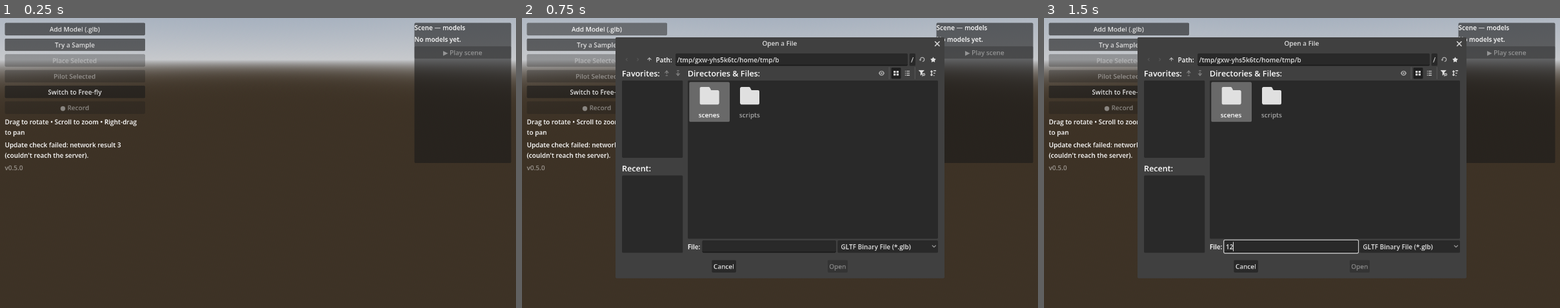
Above: before the commit, frames 1-3 (left to right).
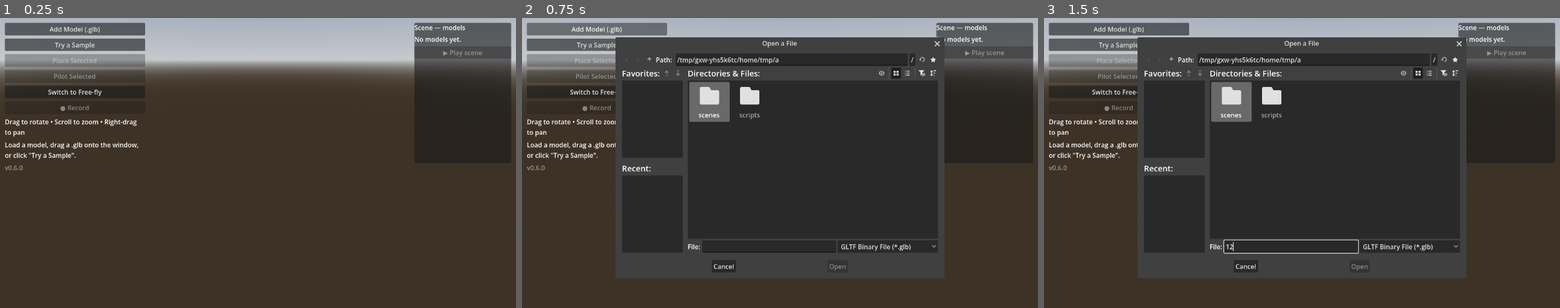
Above: after the commit, the same moments.

Repository: dannysusername/TomasAuraMachine
Game: Godot game, scene res://scenes/main.tscn
The game is run twice, just before and just after one commit, with the same random seed, the same clock (stepped at 60 frames per second) and the same inputs.
Inputs (mouse positions are in pixels of both pictures, inside the frame that each line leads up to):
- Up to frame 1 (0.25 s): no input
- Up to frame 2 (0.75 s): click "Add Model (.glb)" at 0.5 s
- Up to frame 3 (1.5 s): click (1291, 247) at 1.27 s; type "12" at 1.35 s

The runs differ from the first frame. In frame 1, 0.5% of the frame differs, in the area x 1-27%, y 42-53%; in frame 2, 0.4%; in frame 3, 0.4%.

Commit message:
v0.6.0: persistent Update button; silence update diagnostics
Co-Authored-By: Claude Opus 4.8 <noreply@anthropic.com>

Diff:
--- a/scenes/main.tscn
+++ b/scenes/main.tscn
@@ -41,6 +41,12 @@
 offset_right = 360.0
 offset_bottom = 140.0
 theme_override_constants/separation = 8
+
+[node name="UpdateButton" type="Button" parent="UI/Controls"]
+visible = false
+modulate = Color(0.6, 1, 0.6, 1)
+layout_mode = 2
+text = "⬇ Update"
 
 [node name="LoadButton" type="Button" parent="UI/Controls"]
 layout_mode = 2
--- a/scripts/main.gd
+++ b/scripts/main.gd
@@ -15,7 +15,7 @@
 const MIN_CLIP_SECONDS := 0.3    ## ignore accidental too-short recordings
 
 ## This build's version. Bump it every time you publish a new build.
-const APP_VERSION := "0.5.0"
+const APP_VERSION := "0.6.0"
 ## A small JSON file you host online describing the latest version. Leave empty
 ## to disable update checks. Format:
 ##   {"version": "0.2.0", "url": "https://.../download", "notes": "What's new"}
@@ -31,6 +31,7 @@
 @onready var hint_label: Label = $UI/Controls/HintLabel
 @onready var rec_label: Label = $UI/Controls/RecLabel
 @onready var version_label: Label = $UI/Controls/VersionLabel
+@onready var update_button: Button = $UI/Controls/UpdateButton
 @onready var load_button: Button = $UI/Controls/LoadButton
 @onready var sample_button: Button = $UI/Controls/SampleButton
 @onready var record_button: Button = $UI/Controls/RecordButton
@@ -127,6 +128,7 @@
 	# "Update available" popup.
 	update_dialog.add_button("⬇ Download", true, "download")
 	update_dialog.custom_action.connect(_on_update_action)
+	update_button.pressed.connect(_download_update)
 	get_window().title = "TomasAuraMachine v%s" % APP_VERSION
 	version_label.text = "v%s" % APP_VERSION
 	record_button.disabled = true
@@ -804,43 +806,37 @@
 	http.timeout = 12.0
 	add_child(http)
 	http.request_completed.connect(_on_update_check_completed)
-	status_label.text = "Checking for updates…"
-	var err := http.request(UPDATE_CHECK_URL)
-	if err != OK:
-		status_label.text = "Update check couldn't start (error %d)." % err
+	http.request(UPDATE_CHECK_URL)   # async; failures are ignored silently
 
 
 func _on_update_check_completed(result: int, code: int, _headers: PackedStringArray, body: PackedByteArray) -> void:
-	# NOTE: verbose on-screen reporting is temporary, to debug the update flow.
-	if result != HTTPRequest.RESULT_SUCCESS:
-		status_label.text = "Update check failed: network result %d (couldn't reach the server)." % result
-		return
-	if code != 200:
-		status_label.text = "Update check: server returned HTTP %d." % code
+	if result != HTTPRequest.RESULT_SUCCESS or code != 200:
 		return
 	var data: Variant = JSON.parse_string(body.get_string_from_utf8())
 	if typeof(data) != TYPE_DICTIONARY:
-		status_label.text = "Update check: couldn't read the version file."
 		return
 	var dict := data as Dictionary
 	var latest := str(dict.get("version", ""))
-	if latest.is_empty():
-		status_label.text = "Update check: no version listed."
-		return
-	if not _is_newer(latest, APP_VERSION):
-		status_label.text = "You're up to date (v%s)." % APP_VERSION
-		return
+	if latest.is_empty() or not _is_newer(latest, APP_VERSION):
+		return
+	# Show the popup once, and leave a persistent button so "Later" isn't a dead end.
 	_update_url = str(dict.get("url", ""))
 	var notes := str(dict.get("notes", ""))
-	status_label.text = "Update available: v%s!" % latest
+	update_button.text = "⬇ Update to v%s" % latest
+	update_button.visible = true
 	update_dialog.dialog_text = "A new version (%s) is available.\nYou have v%s.\n\n%s" % [latest, APP_VERSION, notes]
 	update_dialog.popup_centered()
 
 
 func _on_update_action(action: String) -> void:
-	if action == "download" and not _update_url.is_empty():
+	if action == "download":
+		_download_update()
+	update_dialog.hide()
+
+
+func _download_update() -> void:
+	if not _update_url.is_empty():
 		OS.shell_open(_update_url)
-	update_dialog.hide()
 
 
 func _is_newer(remote: String, local: String) -> bool:
--- a/version.json
+++ b/version.json
@@ -1,5 +1,5 @@
 {
-  "version": "0.5.0",
+  "version": "0.6.0",
   "url": "https://github.com/dannysusername/TomasAuraMachine/releases/latest",
-  "notes": "Tiny update to test the in-app updater."
+  "notes": "Added a persistent ⬇ Update button, so clicking 'Later' is no longer a dead end."
 }
